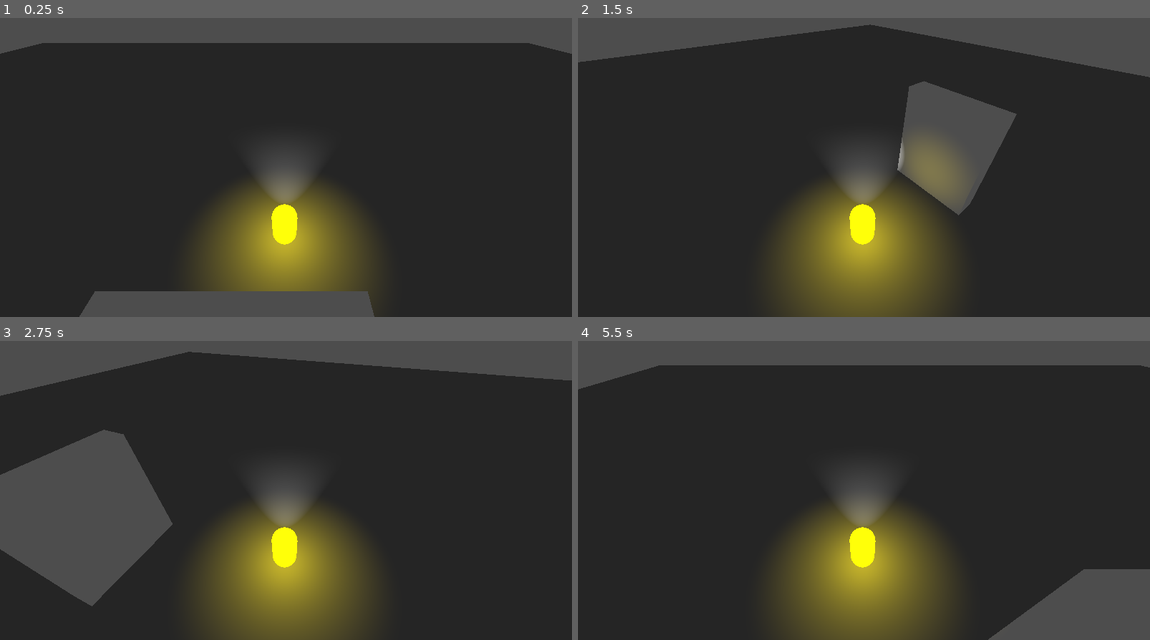
Above: before the commit, frames 1-4 (two rows, left to right).
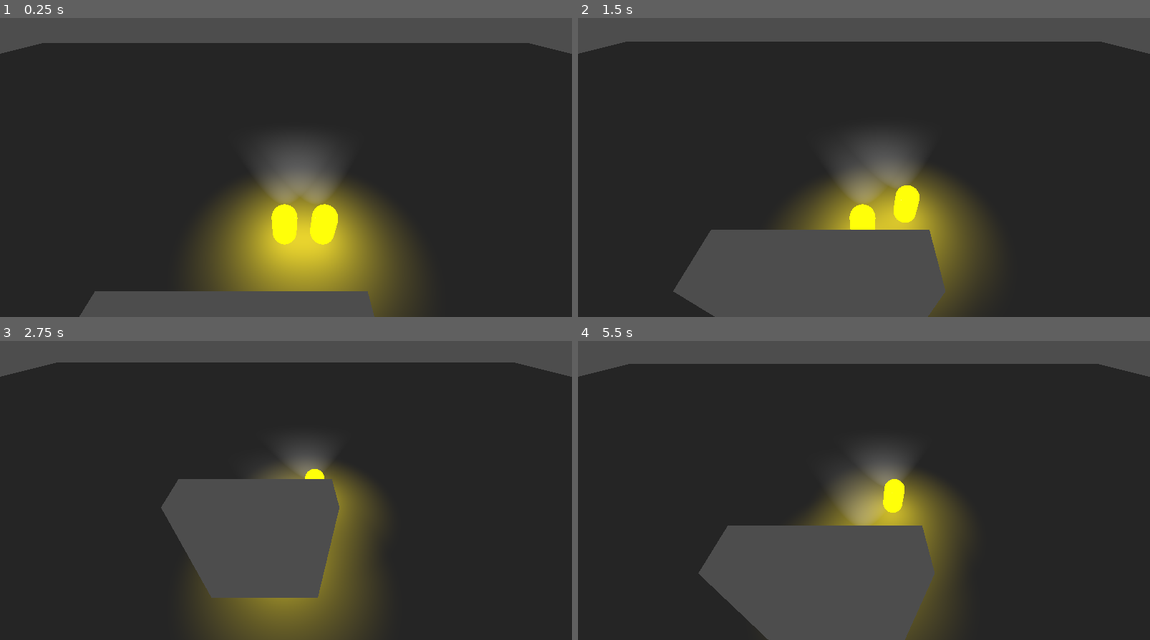
Above: after the commit, the same moments.

Repository: AmirHA-dotcom/BugsBuzzy
Game: Godot game, scene res://Scense/node_3d.tscn
The game is run twice, just before and just after one commit, with the same random seed, the same clock (stepped at 60 frames per second) and the same inputs.
Inputs:
- Up to frame 1 (0.25 s): no input
- Up to frame 2 (1.5 s): tap Enter (ui_accept) at 0.5, 0.77 s; hold E (rotate_right, bound only before the commit) 0.53-1.28 s; tap Keypad 4 (p2_move_left, bound only after the commit) at 0.6 s; tap Keypad 6 (p2_move_right, bound only after the commit) at 0.8, 1.35 s; hold S (ui_down) from 1.28 s (still down)
- Up to frame 3 (2.75 s): tap Enter (ui_accept) at 1.52 s; tap Keypad 8 (p2_move_up, bound only after the commit) at 1.55, 2.1 s; release S (ui_down) at 2.03 s; hold E (rotate_right, bound only before the commit) from 2.03 s (still down); tap Keypad 4 (p2_move_left, bound only after the commit) at 2.3 s
- Up to frame 4 (5.5 s): release E (rotate_right, bound only before the commit) at 2.78 s; hold W (ui_up) 2.78-3.53 s; tap Keypad 4 (p2_move_left, bound only after the commit) at 2.85, 4.55, 5.1 s; tap Enter (ui_accept) at 3.02, 3.77, 4.52 s; tap Keypad 6 (p2_move_right, bound only after the commit) at 3.05, 3.6, 5.3 s; hold Q (rotate_left, bound only before the commit) 3.53-5.03 s; tap Keypad 8 (p2_move_up, bound only after the commit) at 3.8, 4.35 s; hold S (ui_down) from 5.03 s (still down)

The runs differ from the first frame. In frame 1, 8.0% of the frame differs, in the area x 47-73%, y 47-100%; in frame 2, 26%, in the area x 0-100%, y 2-100%; in frame 3, 26%; in frame 4, 23%.

Commit message:
add second player movement

Diff:
--- a/Player/player.gd
+++ b/Player/player.gd
@@ -1,5 +1,7 @@
+#Player Controller
 extends CharacterBody3D
 
+@export var	 player_id = 1
 const SPEED = 5.0
 const JUMP_VELOCITY = 4.5
 const ROTATION_SPEED = 3.0 # Speed at which the player rotates when pressing Q/E
@@ -14,7 +16,12 @@
 		velocity.y = JUMP_VELOCITY
 
 	# Get the input direction and handle movement/deceleration.
-	var input_dir := Input.get_vector("ui_left", "ui_right", "ui_up", "ui_down")
+	var input_dir := Vector2.ZERO
+
+	if player_id == 1:
+		input_dir = Input.get_vector("p1_move_left", "p1_move_right", "p1_move_up", "p1_move_down");
+	elif player_id == 2:
+		input_dir = Input.get_vector("p2_move_left", "p2_move_right", "p2_move_up", "p2aadasa_move_down");
 	var direction := (transform.basis * Vector3(input_dir.x, 0, input_dir.y)).normalized()
 
 	if direction:
--- a/Scense/node_3d.tscn
+++ b/Scense/node_3d.tscn
@@ -14,7 +14,7 @@
 [node name="floor" parent="." instance=ExtResource("1_7m6t5")]
 transform = Transform3D(5, 0, 0, 0, 1, 0, 0, 0, 5, 0, 0, 0)
 
-[node name="Player" parent="." instance=ExtResource("2_7dr2q")]
+[node name="Player1" parent="." instance=ExtResource("2_7dr2q")]
 transform = Transform3D(1, 0, 0, 0, 1, 0, 0, 0, 1, 0, 1.0484784, 0)
 
 [node name="WorldEnvironment" type="WorldEnvironment" parent="."]
@@ -26,3 +26,7 @@
 
 [node name="wall" parent="." instance=ExtResource("3_wussv")]
 transform = Transform3D(1, 0, 0, 0, 1, 0, 0, 0, 1, -0.7452594, 0.015872955, 4.1105967)
+
+[node name="Player2" parent="." instance=ExtResource("2_7dr2q")]
+transform = Transform3D(1, 0, 0, 0, 1, 0, 0, 0, 1, 1.5610292, 0.8142977, 0)
+player_id = 2
--- a/project.godot
+++ b/project.godot
@@ -49,13 +49,63 @@
 , Object(InputEventJoypadMotion,"resource_local_to_scene":false,"resource_name":"","device":0,"axis":1,"axis_value":1.0,"script":null)
 ]
 }
-rotate_left={
+p1_rotate_left={
 "deadzone": 0.2,
 "events": [null, Object(InputEventKey,"resource_local_to_scene":false,"resource_name":"","device":0,"window_id":0,"alt_ …(195 unchanged characters)…
 ]
 }
-rotate_right={
+p1_rotate_right={
 "deadzone": 0.2,
 "events": [Object(InputEventKey,"resource_local_to_scene":false,"resource_name":"","device":0,"window_id":0,"alt_presse …(189 unchanged characters)…
 ]
 }
+p2_rotate_left={
+"deadzone": 0.2,
+"events": [Object(InputEventKey,"resource_local_to_scene":false,"resource_name":"","device":-1,"window_id":0,"alt_pressed":false,"shift_pressed":false,"ctrl_pressed":false,"meta_pressed":false,"pressed":false,"keycode":0,"physical_keycode":4194445,"key_label":0,"unicode":55,"location":0,"echo":false,"script":null)
+]
+}
+p2_rotate_right={
+"deadzone": 0.2,
+"events": [Object(InputEventKey,"resource_local_to_scene":false,"resource_name":"","device":-1,"window_id":0,"alt_pressed":false,"shift_pressed":false,"ctrl_pressed":false,"meta_pressed":false,"pressed":false,"keycode":0,"physical_keycode":4194447,"key_label":0,"unicode":57,"location":0,"echo":false,"script":null)
+]
+}
+p1_move_up={
+"deadzone": 0.2,
+"events": [Object(InputEventKey,"resource_local_to_scene":false,"resource_name":"","device":-1,"window_id":0,"alt_pressed":false,"shift_pressed":false,"ctrl_pressed":false,"meta_pressed":false,"pressed":false,"keycode":0,"physical_keycode":87,"key_label":0,"unicode":119,"location":0,"echo":false,"script":null)
+]
+}
+p2_move_up={
+"deadzone": 0.2,
+"events": [Object(InputEventKey,"resource_local_to_scene":false,"resource_name":"","device":-1,"window_id":0,"alt_pressed":false,"shift_pressed":false,"ctrl_pressed":false,"meta_pressed":false,"pressed":false,"keycode":0,"physical_keycode":4194446,"key_label":0,"unicode":0,"location":0,"echo":false,"script":null)
+]
+}
+p1_move_right={
+"deadzone": 0.2,
+"events": [Object(InputEventKey,"resource_local_to_scene":false,"resource_name":"","device":-1,"window_id":0,"alt_pressed":false,"shift_pressed":false,"ctrl_pressed":false,"meta_pressed":false,"pressed":false,"keycode":0,"physical_keycode":68,"key_label":0,"unicode":100,"location":0,"echo":false,"script":null)
+]
+}
+p2_move_right={
+"deadzone": 0.2,
+"events": [Object(InputEventKey,"resource_local_to_scene":false,"resource_name":"","device":-1,"window_id":0,"alt_pressed":false,"shift_pressed":false,"ctrl_pressed":false,"meta_pressed":false,"pressed":false,"keycode":0,"physical_keycode":4194444,"key_label":0,"unicode":0,"location":0,"echo":false,"script":null)
+]
+}
+p1_move_left={
+"deadzone": 0.2,
+"events": [Object(InputEventKey,"resource_local_to_scene":false,"resource_name":"","device":-1,"window_id":0,"alt_pressed":false,"shift_pressed":false,"ctrl_pressed":false,"meta_pressed":false,"pressed":false,"keycode":0,"physical_keycode":65,"key_label":0,"unicode":97,"location":0,"echo":false,"script":null)
+]
+}
+p2_move_left={
+"deadzone": 0.2,
+"events": [Object(InputEventKey,"resource_local_to_scene":false,"resource_name":"","device":-1,"window_id":0,"alt_pressed":false,"shift_pressed":false,"ctrl_pressed":false,"meta_pressed":false,"pressed":false,"keycode":0,"physical_keycode":4194442,"key_label":0,"unicode":0,"location":0,"echo":false,"script":null)
+]
+}
+p1_move_down={
+"deadzone": 0.2,
+"events": [Object(InputEventKey,"resource_local_to_scene":false,"resource_name":"","device":-1,"window_id":0,"alt_pressed":false,"shift_pressed":false,"ctrl_pressed":false,"meta_pressed":false,"pressed":false,"keycode":0,"physical_keycode":83,"key_label":0,"unicode":115,"location":0,"echo":false,"script":null)
+]
+}
+p2_move_down={
+"deadzone": 0.2,
+"events": [Object(InputEventKey,"resource_local_to_scene":false,"resource_name":"","device":-1,"window_id":0,"alt_pressed":false,"shift_pressed":false,"ctrl_pressed":false,"meta_pressed":false,"pressed":false,"keycode":0,"physical_keycode":4194440,"key_label":0,"unicode":50,"location":0,"echo":false,"script":null)
+]
+}
Not shown: 1 places in Scense/node_3d.tscn that only renumber resources
